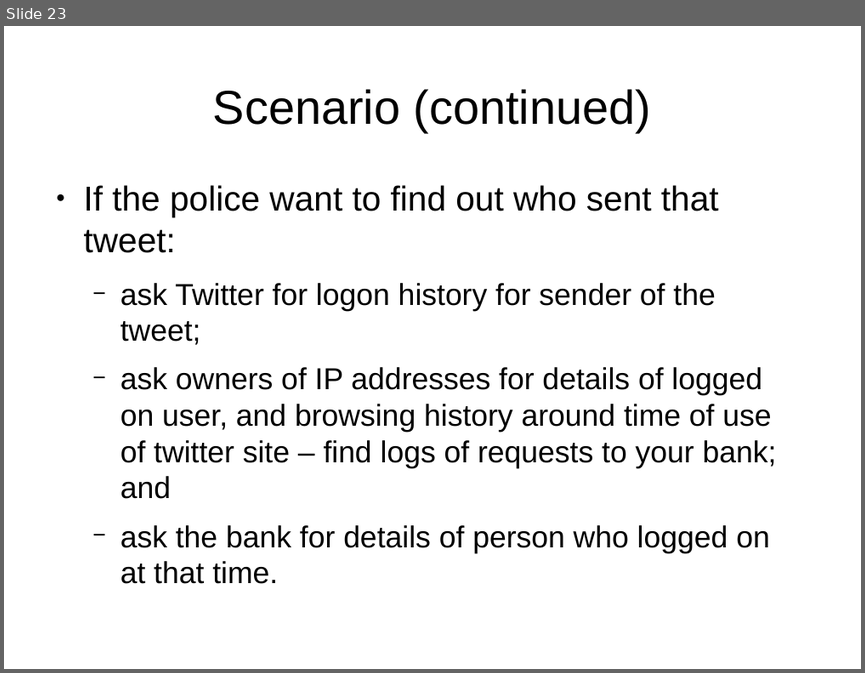
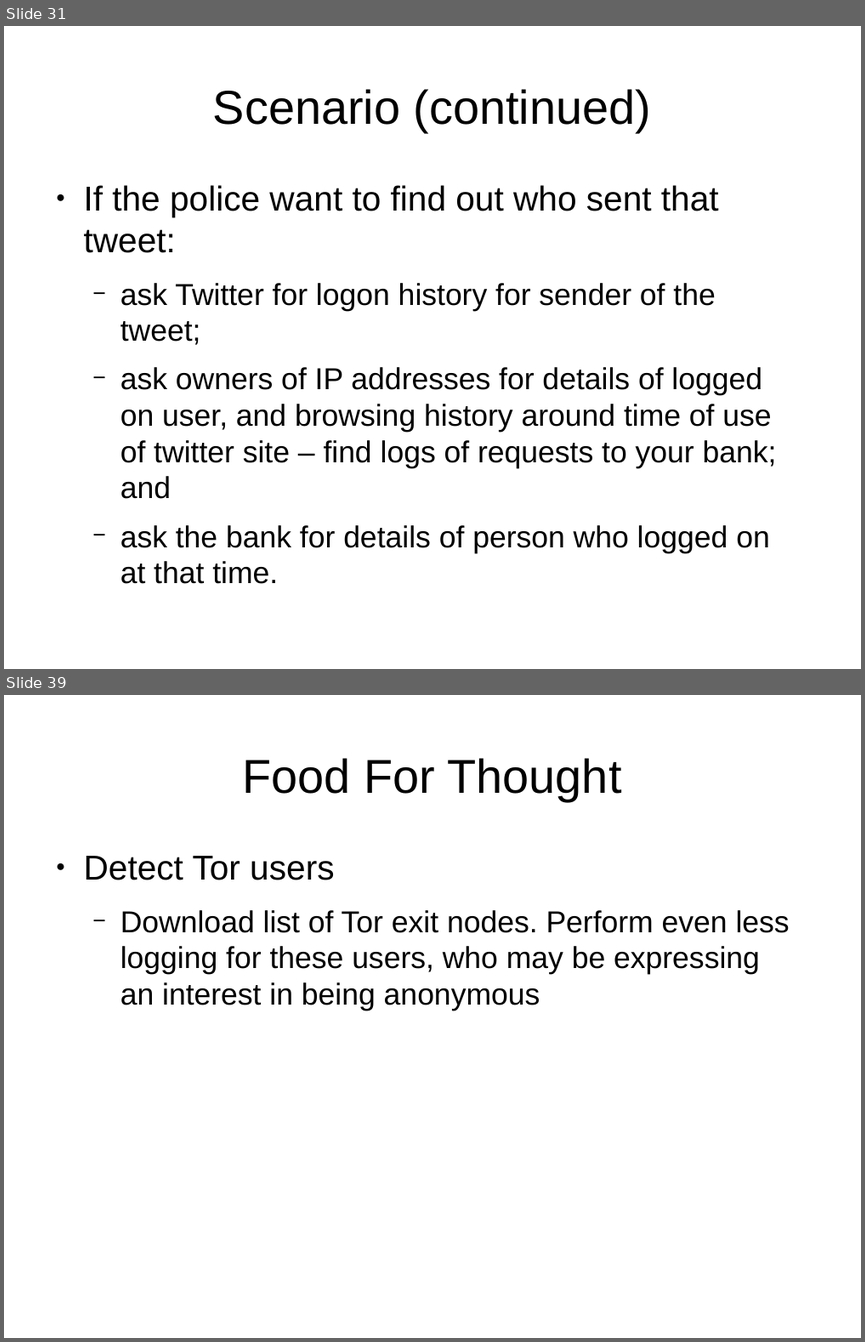
Before and after one commit to bendechrai/preso-security-privacy-anonymity, a slide deck: security-privacy-anonymity.odp. Shown one above the other, each under a label of ours: slide 23 before the commit, slides 31 and 39 after it; the slides between them are not shown. The pictures are 865x673 and 865x1342 pixels, drawn with LibreOffice and Linux fonts; fonts in the diff are those of the drawing. Boxes give left, top, right and bottom in pixels: in the first picture for what was removed or moved away, otherwise in the second. Text is boxed around its words. In the diff, an @@ line names an element or a change of style, - is before the commit and + after.

```diff
--- a/security-privacy-anonymity.odp
+++ b/security-privacy-anonymity.odp
@@ slide 39 added at <box>4,695,861,1338</box>, background #FFFFFF @@
@@ title added at <box>243,758,622,801</box>, 44 pt, text #000000 @@
+Food For Thought
@@ text added at <box>84,856,789,1010</box>, 28 pt, text #000000 @@
+● Detect Tor users
+  − Download list of Tor exit nodes. Perform even less logging for these users, who may be expressing an interest in being anonymous
@@ what was slide 23 is now slide 31 @@
```
Also in this commit, not shown: 10 slides changed, 14 other slides added, 2 slides removed.
